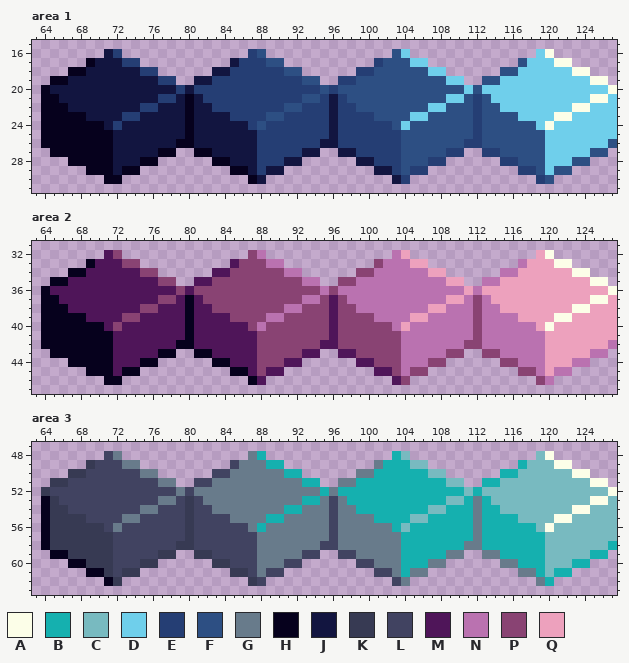
Pixel-art file, stored at Assets/GamePalette.aseprite. Above: the version before the commit.
128x128 pixels, 1 frame. Shown: area 1: x 63..127, y 15..31; area 2: x 63..127, y 31..47; area 3: x 63..127, y 47..63. The commit also changed other parts of the picture, which this record leaves out.
Palette (. is transparent): A #fcfee8  B #15b0af  C #78bac0  D #6fcfeb  E #253e74  F #2d4f83  G #687b8b  H #06011d  J #121540  K #373a53  L #414361  M #4f1559  N #ba72b0  P #894373  Q #eda1bd
Pixels before, area 1, first column x 64:
16 .......JE..............EF..............FD..............DA.......
17 .....HJJJEE..........JEEEFF..........EFFFDD..........FDDDAA.....
18 ...HHJJJJJJEE......JJEEEEEEFF......EEFFFFFFDD......FFDDDDDDAA...
19 .HHJJJJJJJJJJEE..JJEEEEEEEEEEFF..EEFFFFFFFFFFDD..FFDDDDDDDDDDAA.
20 HJJJJJJJJJJJJJJEJEEEEEEEEEEEEEEFEFFFFFFFFFFFFFFDFDDDDDDDDDDDDDDA
21 HHJJJJJJJJJJJEEJHJEEEEEEEEEEEFFEJEFFFFFFFFFFFDDFEFDDDDDDDDDDDAAD
22 HHHJJJJJJJJEEJJJHJJEEEEEEEEFFEEEJEEFFFFFFFFDDFFFEFFDDDDDDDDAADDD
23 HHHHHJJJJEEJJJJJHJJJJEEEEFFEEEEEJEEEEFFFFDDFFFFFEFFFFDDDDAADDDDD
24 HHHHHHHJEJJJJJJJHJJJJJJEFEEEEEEEJEEEEEEFDFFFFFFFEFFFFFFDADDDDDDD
25 HHHHHHHHJJJJJJJJHJJJJJJJEEEEEEEEJEEEEEEEFFFFFFFFEFFFFFFFDDDDDDDD
26 HHHHHHHHJJJJJJJHHJJJJJJJEEEEEEEJJEEEEEEEFFFFFFFEEFFFFFFFDDDDDDDF
27 .HHHHHHHJJJJJHH..HHJJJJJEEEEEJJ..JJEEEEEFFFFFEE..EEFFFFFDDDDDFF.
28 ...HHHHHJJJHH......HHJJJEEEJJ......JJEEEFFFEE......EEFFFDDDFF...
29 .....HHHJHH..........HHJEJJ..........JJEFEE..........EEFDFF.....
30 .......HH..............HJ..............JE..............EF.......
Pixels before, area 2, first column x 64:
32 .......MP..............PN..............NQ..............QA.......
33 .....HMMMPP..........MPPPNN..........PNNNQQ..........NQQQAA.....
34 ...HHMMMMMMPP......MMPPPPPPNN......PPNNNNNNQQ......NNQQQQQQAA...
35 .HHMMMMMMMMMMPP..MMPPPPPPPPPPNN..PPNNNNNNNNNNQQ..NNQQQQQQQQQQAA.
36 HMMMMMMMMMMMMMMPMPPPPPPPPPPPPPPNPNNNNNNNNNNNNNNQNQQQQQQQQQQQQQQA
37 HHMMMMMMMMMMMPPMHMPPPPPPPPPPPNNPMPNNNNNNNNNNNQQNPNQQQQQQQQQQQAAQ
38 HHHMMMMMMMMPPMMMHMMPPPPPPPPNNPPPMPPNNNNNNNNQQNNNPNNQQQQQQQQAAQQQ
39 HHHHHMMMMPPMMMMMHMMMMPPPPNNPPPPPMPPPPNNNNQQNNNNNPNNNNQQQQAAQQQQQ
40 HHHHHHHMPMMMMMMMHMMMMMMPNPPPPPPPMPPPPPPNQNNNNNNNPNNNNNNQAQQQQQQQ
41 HHHHHHHHMMMMMMMMHMMMMMMMPPPPPPPPMPPPPPPPNNNNNNNNPNNNNNNNQQQQQQQQ
42 HHHHHHHHMMMMMMMHHMMMMMMMPPPPPPPMMPPPPPPPNNNNNNNPPNNNNNNNQQQQQQQN
43 .HHHHHHHMMMMMHH..HHMMMMMPPPPPMM..MMPPPPPNNNNNPP..PPNNNNNQQQQQNN.
44 ...HHHHHMMMHH......HHMMMPPPMM......MMPPPNNNPP......PPNNNQQQNN...
45 .....HHHMHH..........HHMPMM..........MMPNPP..........PPNQNN.....
46 .......HH..............HM..............MP..............PN.......
Pixels before, area 3, first column x 64:
48 .......LG..............GB..............BC..............CA.......
49 .....KLLLGG..........LGGGBB..........GBBBCC..........BCCCAA.....
50 ...KKLLLLLLGG......LLGGGGGGBB......GGBBBBBBCC......BBCCCCCCAA...
51 .KKLLLLLLLLLLGG..LLGGGGGGGGGGBB..GGBBBBBBBBBBCC..BBCCCCCCCCCCAA.
52 KLLLLLLLLLLLLLLGLGGGGGGGGGGGGGGBGBBBBBBBBBBBBBBCBCCCCCCCCCCCCCCA
53 HKLLLLLLLLLLLGGLKLGGGGGGGGGGGBBGLGBBBBBBBBBBBCCBGBCCCCCCCCCCCAAC
54 HKKLLLLLLLLGGLLLKLLGGGGGGGGBBGGGLGGBBBBBBBBCCBBBGBBCCCCCCCCAACCC
55 HKKKKLLLLGGLLLLLKLLLLGGGGBBGGGGGLGGGGBBBBCCBBBBBGBBBBCCCCAACCCCC
56 HKKKKKKLGLLLLLLLKLLLLLLGBGGGGGGGLGGGGGGBCBBBBBBBGBBBBBBCACCCCCCC
57 HKKKKKKKLLLLLLLLKLLLLLLLGGGGGGGGLGGGGGGGBBBBBBBBGBBBBBBBCCCCCCCC
58 HKKKKKKKLLLLLLLKKLLLLLLLGGGGGGGLLGGGGGGGBBBBBBBGGBBBBBBBCCCCCCCB
59 .HHKKKKKLLLLLKK..KKLLLLLGGGGGLL..LLGGGGGBBBBBGG..GGBBBBBCCCCCBB.
60 ...HHKKKLLLKK......KKLLLGGGLL......LLGGGBBBGG......GGBBBCCCBB...
61 .....HHKLKK..........KKLGLL..........LLGBGG..........GGBCBB.....
62 .......HK..............KL..............LG..............GB.......
The result:
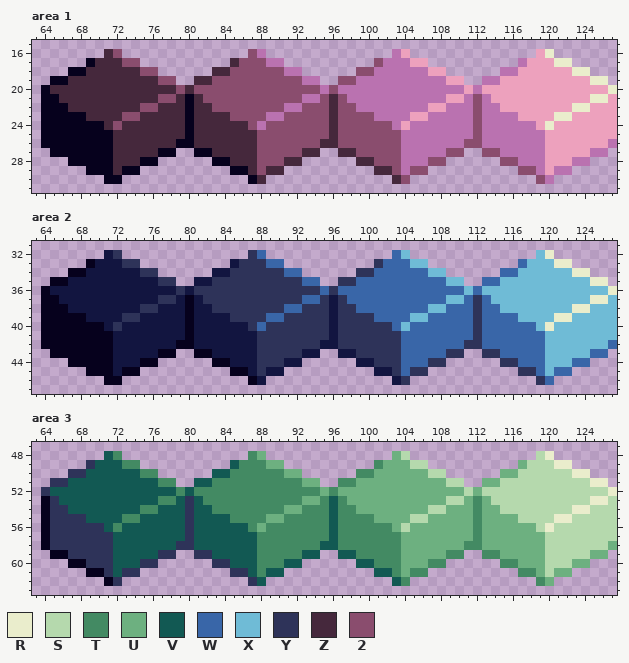
Colours new in this view: R #eaedcc  S #b5d9ad  T #438a63  U #6db080  V #125953  W #3966a8  X #6fbbd6  Y #2e3359  Z #45283c  2 #8a4d6e
Diff:
Changed rows in their new state; - is an unchanged pixel.
Area 1:
first column x 65:
16 ------Z2--------------2N--------------NQ--------------QR-------
17 -----ZZZ22----------Z222NN----------2NNNQQ----------NQQQRR-----
18 ----ZZZZZZ22------ZZ222222NN------22NNNNNNQQ------NNQQQQQQRR---
19 --ZZZZZZZZZZ22--ZZ2222222222NN--22NNNNNNNNNNQQ--NNQQQQQQQQQQRR-
20 ZZZZZZZZZZZZZZ2Z22222222222222N2NNNNNNNNNNNNNNQNQQQQQQQQQQQQQQR
21 -ZZZZZZZZZZZ22Z-Z22222222222NN2Z2NNNNNNNNNNNQQN2NQQQQQQQQQQQRRQ
22 --ZZZZZZZZ22ZZZ-ZZ22222222NN222Z22NNNNNNNNQQNNN2NNQQQQQQQQRRQQQ
23 ----ZZZZ22ZZZZZ-ZZZZ2222NN22222Z2222NNNNQQNNNNN2NNNNQQQQRRQQQQQ
24 ------Z2ZZZZZZZ-ZZZZZZ2N2222222Z222222NQNNNNNNN2NNNNNNQRQQQQQQQ
25 -------ZZZZZZZZ-ZZZZZZZ22222222Z2222222NNNNNNNN2NNNNNNNQQQQQQQQ
26 -------ZZZZZZZ--ZZZZZZZ2222222ZZ2222222NNNNNNN22NNNNNNNQQQQQQQN
27 -------ZZZZZ------ZZZZZ22222ZZ--ZZ22222NNNNN22--22NNNNNQQQQQNN-
28 -------ZZZ----------ZZZ222ZZ------ZZ222NNN22------22NNNQQQNN---
29 -------Z--------------Z2ZZ----------ZZ2N22----------22NQNN-----
30 -----------------------Z--------------Z2--------------2N-------
Area 2:
first column x 65:
32 ------JY--------------YW--------------WX--------------XR-------
33 -----JJJYY----------JYYYWW----------YWWWXX----------WXXXRR-----
34 ----JJJJJJYY------JJYYYYYYWW------YYWWWWWWXX------WWXXXXXXRR---
35 --JJJJJJJJJJYY--JJYYYYYYYYYYWW--YYWWWWWWWWWWXX--WWXXXXXXXXXXRR-
36 JJJJJJJJJJJJJJYJYYYYYYYYYYYYYYWYWWWWWWWWWWWWWWXWXXXXXXXXXXXXXXR
37 -JJJJJJJJJJJYYJ-JYYYYYYYYYYYWWYJYWWWWWWWWWWWXXWYWXXXXXXXXXXXRRX
38 --JJJJJJJJYYJJJ-JJYYYYYYYYWWYYYJYYWWWWWWWWXXWWWYWWXXXXXXXXRRXXX
39 ----JJJJYYJJJJJ-JJJJYYYYWWYYYYYJYYYYWWWWXXWWWWWYWWWWXXXXRRXXXXX
40 ------JYJJJJJJJ-JJJJJJYWYYYYYYYJYYYYYYWXWWWWWWWYWWWWWWXRXXXXXXX
41 -------JJJJJJJJ-JJJJJJJYYYYYYYYJYYYYYYYWWWWWWWWYWWWWWWWXXXXXXXX
42 -------JJJJJJJ--JJJJJJJYYYYYYYJJYYYYYYYWWWWWWWYYWWWWWWWXXXXXXXW
43 -------JJJJJ------JJJJJYYYYYJJ--JJYYYYYWWWWWYY--YYWWWWWXXXXXWW-
44 -------JJJ----------JJJYYYJJ------JJYYYWWWYY------YYWWWXXXWW---
45 -------J--------------JYJJ----------JJYWYY----------YYWXWW-----
46 -----------------------J--------------JY--------------YW-------
Area 3:
first column x 64:
48 -------VT--------------TU--------------US--------------SR-------
49 -----YVVVTT----------VTTTUU----------TUUUSS----------USSSRR-----
50 ---YYVVVVVVTT------VVTTTTTTUU------TTUUUUUUSS------UUSSSSSSRR---
51 -YYVVVVVVVVVVTT--VVTTTTTTTTTTUU--TTUUUUUUUUUUSS--UUSSSSSSSSSSRR-
52 YVVVVVVVVVVVVVVTVTTTTTTTTTTTTTTUTUUUUUUUUUUUUUUSUSSSSSSSSSSSSSSR
53 -YVVVVVVVVVVVTTVYVTTTTTTTTTTTUUTVTUUUUUUUUUUUSSUTUSSSSSSSSSSSRRS
54 -YYVVVVVVVVTTVVVYVVTTTTTTTTUUTTTVTTUUUUUUUUSSUUUTUUSSSSSSSSRRSSS
55 -YYYYVVVVTTVVVVVYVVVVTTTTUUTTTTTVTTTTUUUUSSUUUUUTUUUUSSSSRRSSSSS
56 -YYYYYYVTVVVVVVVYVVVVVVTUTTTTTTTVTTTTTTUSUUUUUUUTUUUUUUSRSSSSSSS
57 -YYYYYYYVVVVVVVVYVVVVVVVTTTTTTTTVTTTTTTTUUUUUUUUTUUUUUUUSSSSSSSS
58 -YYYYYYYVVVVVVVYYVVVVVVVTTTTTTTVVTTTTTTTUUUUUUUTTUUUUUUUSSSSSSSU
59 ---YYYYYVVVVVYY--YYVVVVVTTTTTVV--VVTTTTTUUUUUTT--TTUUUUUSSSSSUU-
60 -----YYYVVVYY------YYVVVTTTVV------VVTTTUUUTT------TTUUUSSSUU---
61 -------YVYY----------YYVTVV----------VVTUTT----------TTUSUU-----
62 --------Y--------------YV--------------VT--------------TU-------
